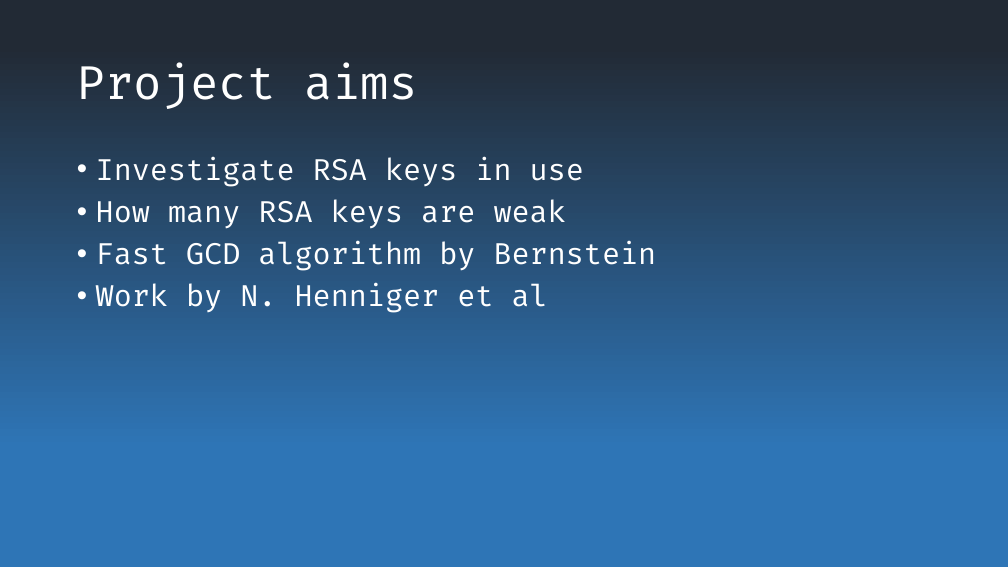
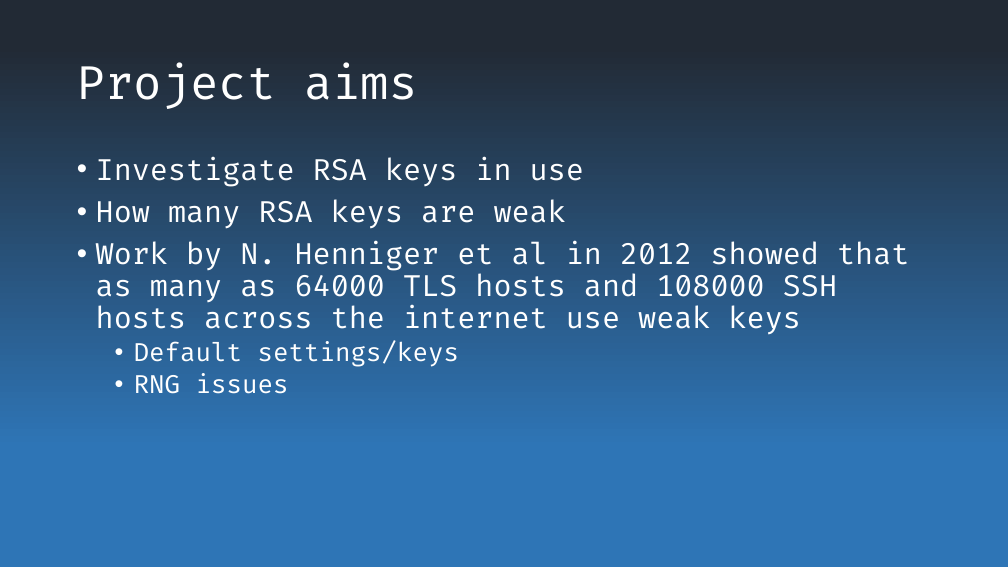
Before and after one commit to mhdl1991/19129163_TECH7009_repo, a slide deck: slide 5 of Continued use of weak RSA keys.pptx. Drawn at 1008x567 pixels with LibreOffice and Linux fonts; fonts in the diff are those of the drawing. Boxes give left, top, right and bottom in pixels: in the first picture for what was removed or moved away, otherwise in the second. Text is boxed around its words. In the diff, an @@ line names an element or a change of style, - is before the commit and + after.

Commit message:
stuff

```diff
--- a/Continued use of weak RSA keys.pptx
+++ b/Continued use of weak RSA keys.pptx
@@ text at [96, 241, 909, 394]: text changed @@
-• Fast GCD algorithm by Bernstein
-• Work by N. Henniger et al
+• Work by N. Henniger et al in 2012 showed that as many as 64000 TLS hosts and 108000 SSH hosts across the internet use weak keys
+  • Default settings/keys
+  • RNG issues
```
Also in this commit, not shown: 1 other slide changed, 1 slide added.
